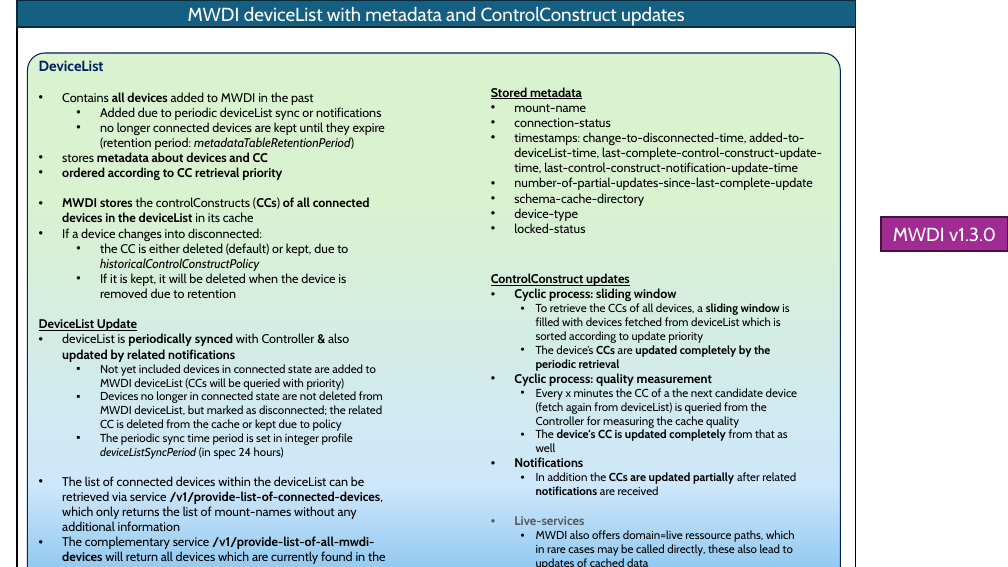
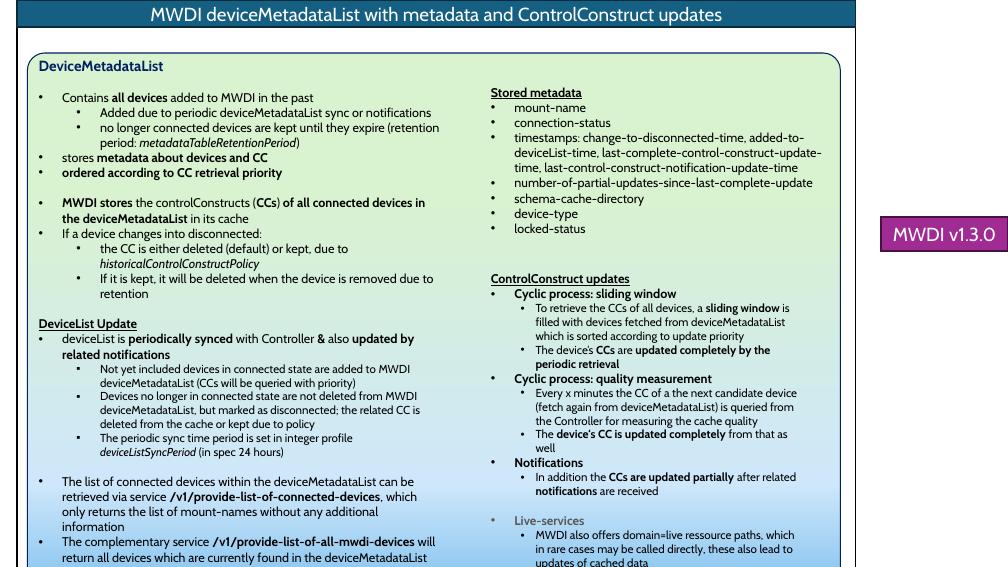
Before and after one commit to openBackhaul/MicroWaveDeviceInventory, a slide deck: slide 1 of spec/additionalDescription/pictures/MetadataPics.pptx. Drawn at 1008x567 pixels with LibreOffice and Linux fonts; fonts in the diff are those of the drawing. Boxes give left, top, right and bottom in pixels: in the first picture for what was removed or moved away, otherwise in the second. Text is boxed around its words. In the diff, an @@ line names an element or a change of style, - is before the commit and + after.

```diff
--- a/spec/additionalDescription/pictures/MetadataPics.pptx
+++ b/spec/additionalDescription/pictures/MetadataPics.pptx
@@ text in rectangle at (150,7,723,26): text changed @@
-MWDI deviceList with metadata and ControlConstruct updates
+MWDI deviceMetadataList with metadata and ControlConstruct updates
@@ text at (39,60,164,71): text changed @@
-DeviceList
+DeviceMetadataList
@@ text at (100,107,431,120): text changed @@
-  • Added due to periodic deviceList sync or notifications
+  • Added due to periodic deviceMetadataList sync or notifications
@@ text at (62,197,425,223): text changed @@
-• MWDI stores the controlConstructs (CCs) of all connected devices in the deviceList in its cache
+• MWDI stores the controlConstructs (CCs) of all connected devices in the deviceMetadataList in its cache
@@ text at (536,303,789,343): text changed @@
-  • To retrieve the CCs of all devices, a sliding window is filled with devices fetched from deviceList which is sorted according to update priority
+  • To retrieve the CCs of all devices, a sliding window is filled with devices fetched from deviceMetadataList which is sorted according to update priority
@@ text at (100,364,420,431): text changed @@
-  ▪ Not yet included devices in connected state are added to MWDI deviceList (CCs will be queried with priority)
-  ▪ Devices no longer in connected state are not deleted from MWDI deviceList, but marked as disconnected; the related CC is deleted from the cache or kept due to policy
+  ▪ Not yet included devices in connected state are added to MWDI deviceMetadataList (CCs will be queried with priority)
+  ▪ Devices no longer in connected state are not deleted from MWDI deviceMetadataList, but marked as disconnected; the related CC is deleted from the cache or kept due to policy
@@ text at (536,388,798,428): text changed @@
-• Every x minutes the CC of a the next candidate device (fetch again from deviceList) is queried from the Controller for measuring the cache quality
+• Every x minutes the CC of a the next candidate device (fetch again from deviceMetadataList) is queried from the Controller for measuring the cache quality
@@ text at (62,476,436,565): text changed @@
-• The list of connected devices within the deviceList can be retrieved via service /v1/provide-list-of-connected-devices, which only returns the list of mount-names without any additional information
-• The complementary service /v1/provide-list-of-all-mwdi-devices will return all devices which are currently found in the deviceList (i.e. disconnected ones as well)
+• The list of connected devices within the deviceMetadataList can be retrieved via service /v1/provide-list-of-connected-devices, which only returns the list of mount-names without any additional information
+• The complementary service /v1/provide-list-of-all-mwdi-devices will return all devices which are currently found in the deviceMetadataList (i.e. disconnected ones as well)
```
Also in this commit, not shown: 2 other slides changed, 7 other files.
